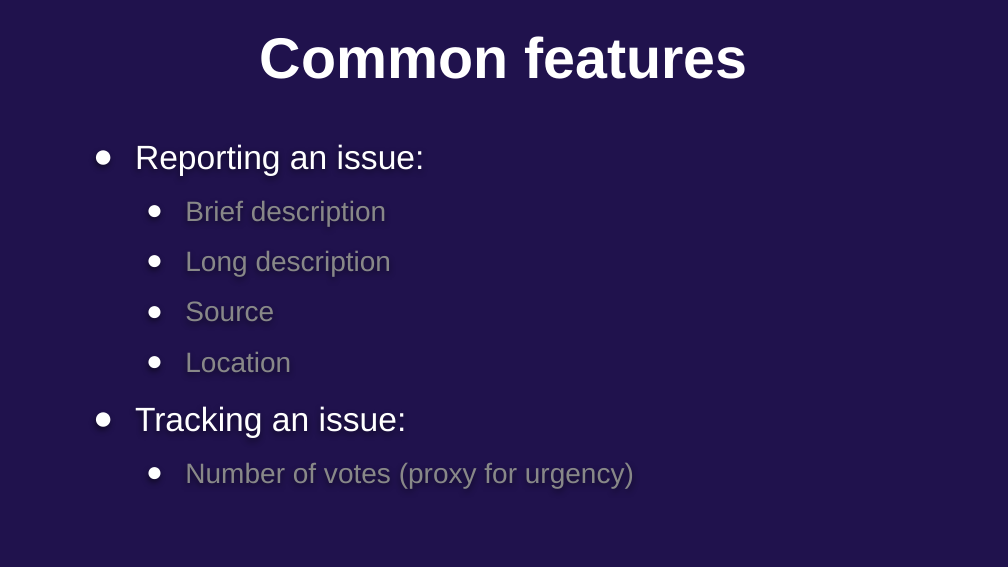
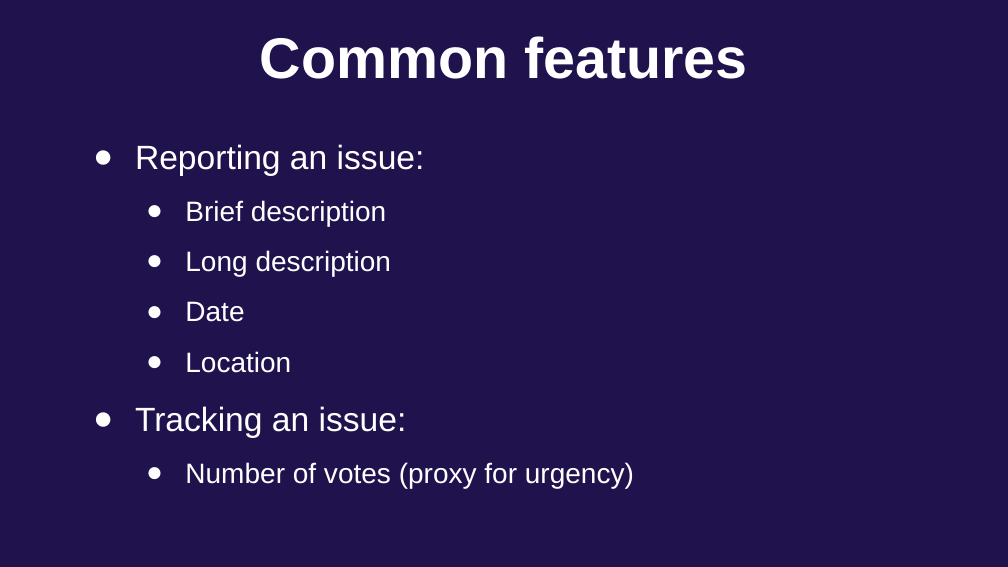
Before and after one commit to masdeval/seeclickfix, a slide deck: slide 5 of article/Predicting the urgency of urban issues.pptx. Drawn at 1008x567 pixels with LibreOffice and Linux fonts; fonts in the diff are those of the drawing; background and template pictures are left out. Boxes give left, top, right and bottom in pixels: in the first picture for what was removed or moved away, otherwise in the second. Text is boxed around its words. In the diff, an @@ line names an element or a change of style, - is before the commit and + after.

```diff
--- a/article/Predicting the urgency of urban issues.pptx
+++ b/article/Predicting the urgency of urban issues.pptx
@@ text at (185, 200, 634, 488): text colour #888888 to #FFFFFF in "Brief description", "Long description", "Location", "Number of votes (proxy for urgency)" @@
@@ text at (185, 301, 244, 322): text changed; text colour #888888 to #FFFFFF @@
-  ● Source
+  ● Date
```
Also in this commit, not shown: 6 other slides changed, 10 slides added, 2 slides removed, 5 other files.
